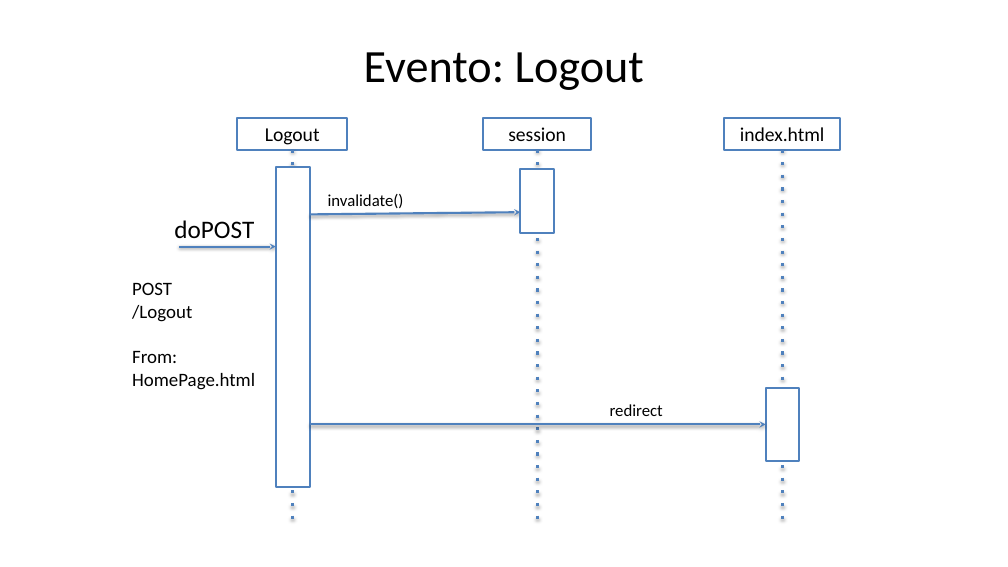
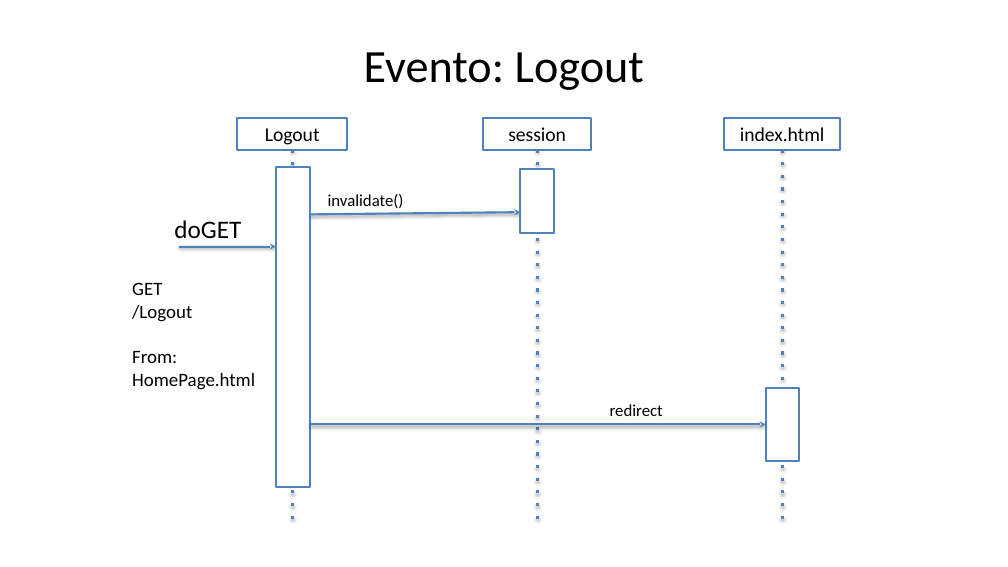
Before and after one commit to Trixyz28/TIW-ImgCatalog, a slide deck: slide 20 of Documents/ImgCatalog.pptx. Drawn at 1008x567 pixels with LibreOffice and Linux fonts; fonts in the diff are those of the drawing. Boxes give left, top, right and bottom in pixels: in the first picture for what was removed or moved away, otherwise in the second. Text is boxed around its words. In the diff, an @@ line names an element or a change of style, - is before the commit and + after.

```diff
--- a/Documents/ImgCatalog.pptx
+++ b/Documents/ImgCatalog.pptx
@@ text at <box>174,220,241,238</box>: text changed @@
-doPOST
+doGET
@@ text at <box>132,282,162,295</box>: text changed @@
-POST
+GET
```
Also in this commit, not shown: 6 other slides changed, 2 other files.
